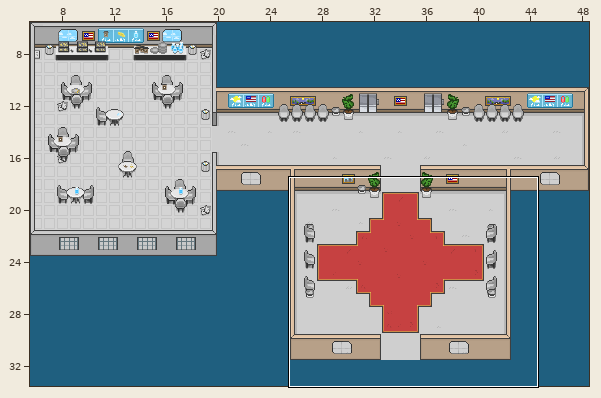
A Tiled map gets an edit: assets/Mappa-prova/atrio-mensa.tmx. Above: a wide view before the commit, with the close-up outlined.
Close-up. First the earlier version:
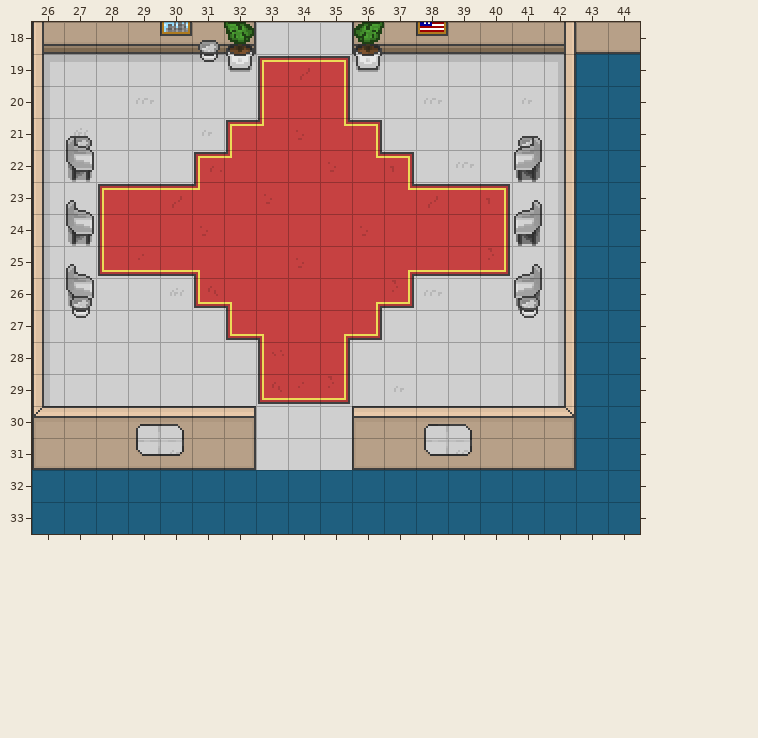
Cells are 16x16 px. Shown: x 26..44, y 18..33. The commit also changed other parts of the map, which this record leaves out. The old version is drawn lined up with the new one.
And afterwards:
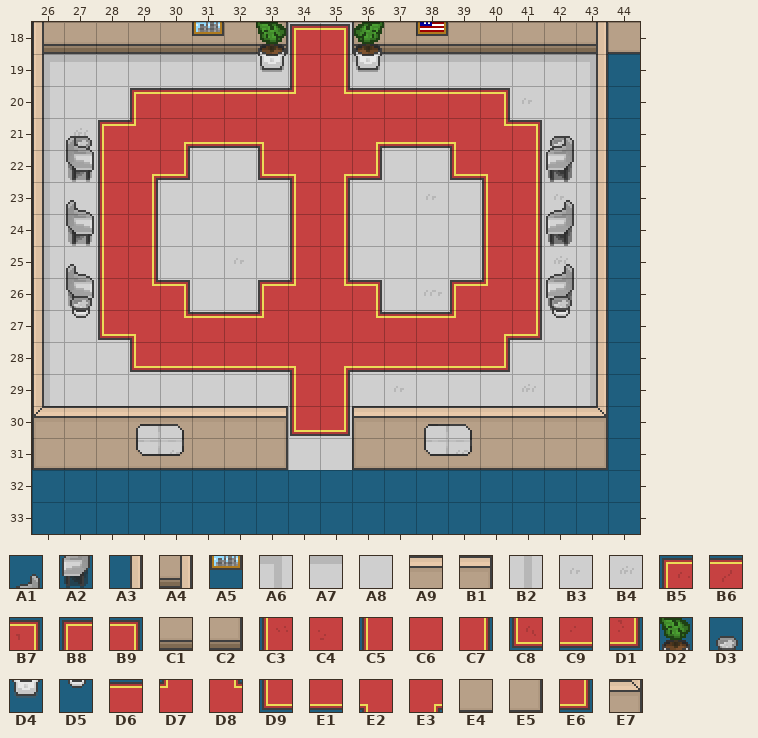
Key: from "tileset-mensa": A1 90, A2 110; from "tileset-principale": A3 4, A4 132, A5 151, A6 225, A7 265, A8 266, A9 282, B1 297, B2 304, B3 306, B4 307, B5 312, B6 313, B7 314, B8 315, B9 317, C1 322, C2 337, C3 352, C4 353, C5 355, C6 356, C7 357, C8 392, C9 393, D1 394, D2 418, D3 420, D4 458, D5 460, D6 514, D7 515, D8 517, D9 593, E1 594, E2 595, E3 597, E4 608, E5 609, E6 637, E7 687.
__ is an empty cell, ## one hidden under a higher layer.
Edits made:
everything moved by -3,-6 cells (the old picture is shown already moved)
Layer "Atrio/corridoio/Pavimento":
y 19: x 42..43 A6 __ -> A7 A6
y 20..22: x 42..43 B2 __ -> A8 B2
y 23: x 42..43 B2 __ -> B3 B2
y 24: x 42..43 B2 __ -> A8 B2
y 25: x 42..43 B2 __ -> B4 B2
y 26..27: x 42..43 B2 __ -> A8 B2
y 28: x 39 A8 -> B3; x 42..43 B2 __ -> A8 B2
y 29: x 41..43 A8 B2 __ -> B4 A8 B2
Layer "Atrio/corridoio/tappeto":
y 18: x 34..35 __ __ -> B8 B9
y 19: x 33..35 B8 B6 B9 -> __ C5 C7
y 20: x 29..40 __ __ __ __ C5 C6 C7 __ __ __ __ __ -> B8 D6 D6 D6 D6 D7 D8 D6 D6 D6 D6 B9
y 21: x 28..41 __ __ __ __ B8 D7 C4 D8 B9 __ __ __ __ __ -> B8 D7 E3 E1 E1 E2 C6 C6 E3 E1 E1 E2 D8 B9
y 22: x 28..37 __ __ __ B5 D7 C6 C6 C4 D8 B7 -> C5 E3 E6 __ __ D9 E2 E3 E6 __; x 39..41 __ __ __ -> D9 E2 C7
y 23: x 28..41 B8 D6 B6 D7 C6 C4 C6 C6 C6 D8 B6 D6 B7 __ -> C5 C7 __ __ __ __ C5 C7 __ __ __ __ C5 C7
y 24: x 29..41 C6 C6 C4 C6 C6 C6 C6 C4 C6 C6 C6 C7 __ -> C7 __ __ __ __ C5 C7 __ __ __ __ C5 C7
y 25: x 28..41 D9 C9 E1 E2 C6 C6 C4 C6 C6 E3 E1 E1 D1 __ -> C5 C7 __ __ __ __ C5 C7 __ __ __ __ C5 C7
y 26: x 28..37 __ __ __ C8 E2 C6 C6 C6 E3 D1 -> C5 D8 B9 __ __ B8 D7 D8 B9 __; x 39..41 __ __ __ -> B8 D7 C7
y 27: x 28..33 __ __ __ __ D9 E2 -> D9 E2 D8 D6 D6 D7; x 35..41 E3 E6 __ __ __ __ __ -> C6 D8 D6 D6 D7 E3 E6
y 28: x 29..40 __ __ __ __ C3 C6 C7 __ __ __ __ __ -> D9 E1 E1 E1 E1 E2 E3 E1 E1 E1 E1 E6
y 29: x 33..35 C8 C9 D1 -> __ C5 C7
y 30: x 34..35 __ __ -> D9 E6
Layer "Atrio/corridoio/Mura":
y 18: x 32..33 C2 __ -> C1 C2; x 42 A4 -> ##
y 19..29: x 42..43 A3 __ -> __ A3
y 30: x 32..33 B1 __ -> A9 B1; x 42..43 E7 __ -> A9 E7
y 31: x 32..33 E5 __ -> E4 E5; x 42..43 E5 __ -> E4 E5
Layer "Atrio/corridoio/mura angoli":
y 18: x 42..43 __ __ -> C1 A4
Layer "Atrio/corridoio/quadri":
y 18: x 30..31 A5 __ -> __ A5
Layer "Atrio/corridoio/Piante":
y 18: x 32..33 D2 __ -> __ D2
y 19: x 32..33 D4 __ -> __ D4
Layer "Atrio/corridoio/cestini1":
y 21: x 41..42 D3 __ -> __ D3
y 22: x 41..42 D5 __ -> __ D5
Layer "Atrio/corridoio/sedie":
y 18: x 31 D3 -> __
y 19: x 31 D5 -> __
y 21: x 41..42 A1 __ -> __ A1
y 22: x 41..42 A2 __ -> __ A2
y 23: x 41..42 A1 __ -> __ A1
y 24: x 41..42 A2 __ -> __ A2
y 25: x 41..42 A1 __ -> __ A1
y 26: x 41..42 A2 __ -> __ A2
Layer "Atrio/corridoio/cestini2":
y 26: x 41..42 D3 __ -> __ D3
y 27: x 41..42 D5 __ -> __ D5
Where, in picture pixels (left, top, right, bottom), the same in both close-ups:
changed: (98, 22, 608, 470)
